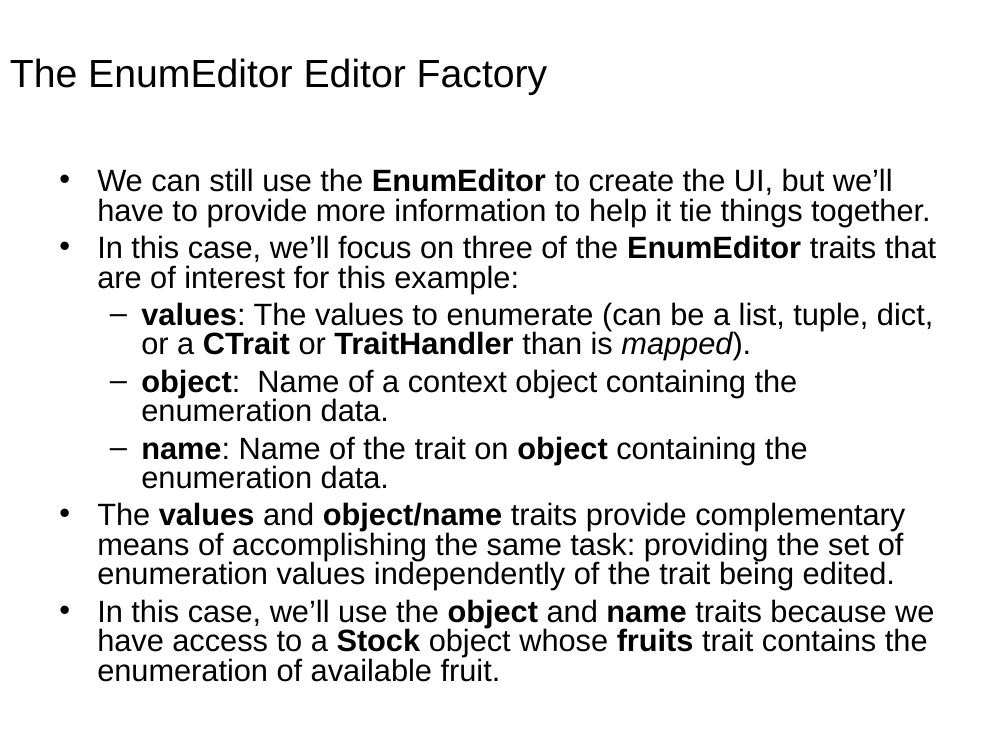
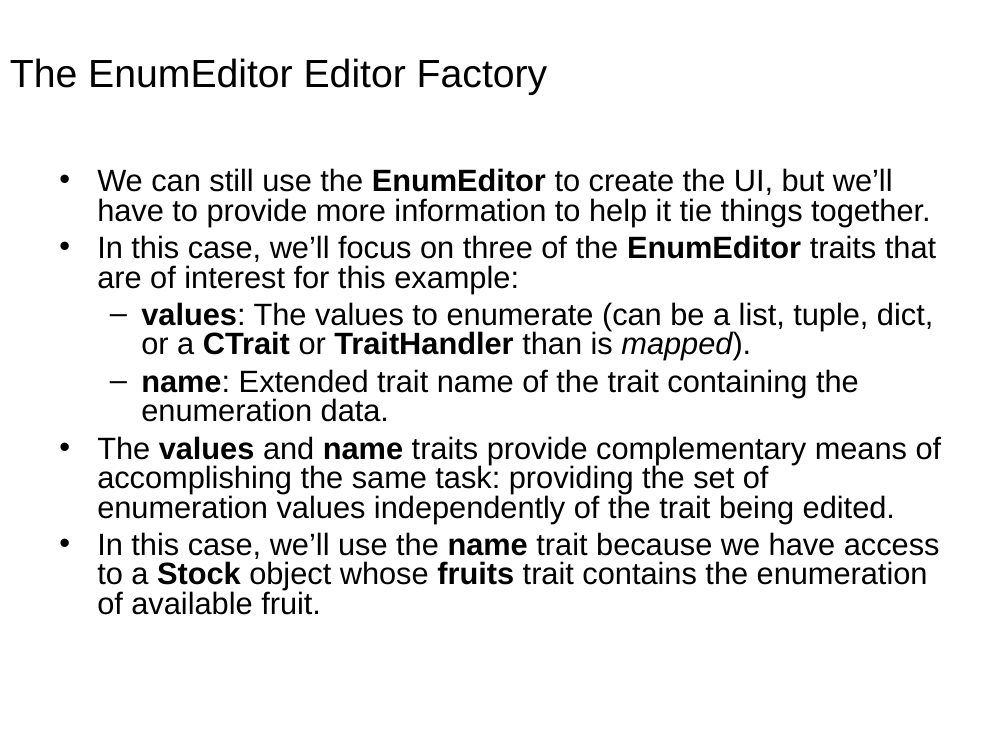
Before and after one commit to enthought/traits, a slide deck: slide 76 of enthought/traits/doc/traits_ui.ppt (slide 75 before the commit). Drawn at 1008x756 pixels with LibreOffice and Linux fonts; fonts in the diff are those of the drawing; background and template pictures are left out. Boxes give left, top, right and bottom in pixels: in the first picture for what was removed or moved away, otherwise in the second. Text is boxed around its words. In the diff, an @@ line names an element or a change of style, - is before the commit and + after.

Commit message:
Updated the Traits UI powerpoint presentation.

```diff
--- a/enthought/traits/doc/traits_ui.ppt
+++ b/enthought/traits/doc/traits_ui.ppt
@@ text at box(97, 369, 942, 615): text changed @@
-  – object: Name of a context object containing the enumeration data.
-  – name: Name of the trait on object containing the enumeration data.
-• The values and object/name traits provide complementary means of accomplishing the same task: providing the set of enumeration values independently of the trait being edited.
-• In this case, we’ll use the object and name traits because we have access to a Stock object whose fruits trait contains the enumeration of available fruit.
+  – name: Extended trait name of the trait containing the enumeration data.
+• The values and name traits provide complementary means of accomplishing the same task: providing the set of enumeration values independently of the trait being edited.
+• In this case, we’ll use the name trait because we have access to a Stock object whose fruits trait contains the enumeration of available fruit.
```
Also in this commit, not shown: 19 other slides changed, 1 slide added.
